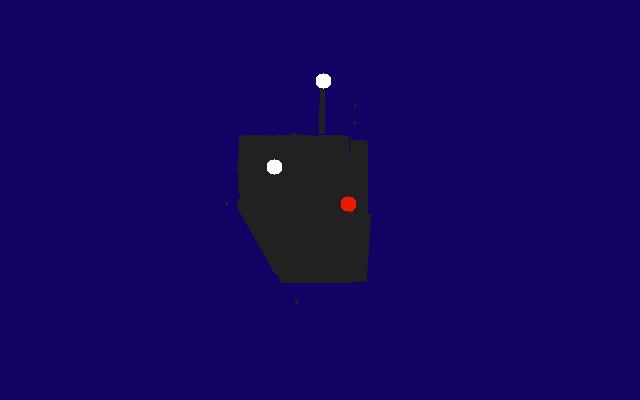
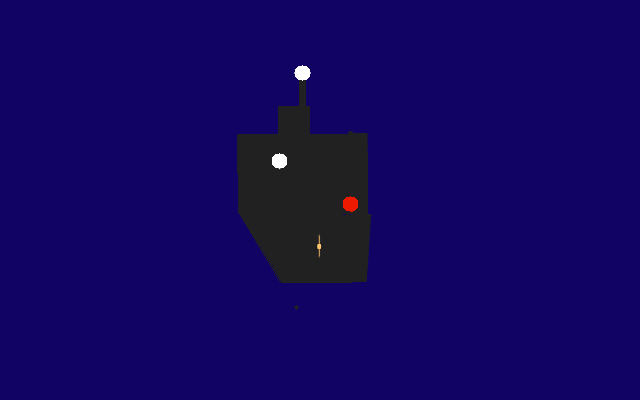
Layer changes from the first 640 × 400 image to the second:
removed layer "Pasted Layer" over [267, 159, 282, 175]
added layer "lights" above "stern light" over [272, 153, 358, 212]
added layer "stern light" above "chimney" over [239, 65, 353, 281]
renamed "front" to "chimney", moved it above "ship", painted on it over [226, 82, 352, 217]
painted on "ship" over [256, 65, 372, 258]
added layer "front" above "Background" over [237, 133, 353, 214]
painted on "Background" over [240, 211, 299, 310]
